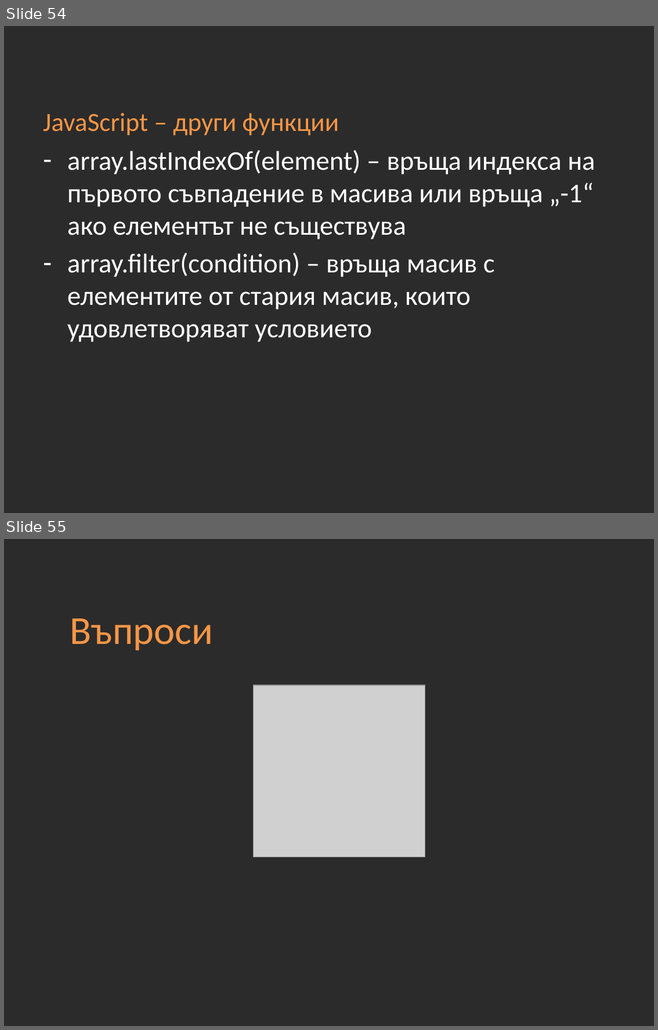
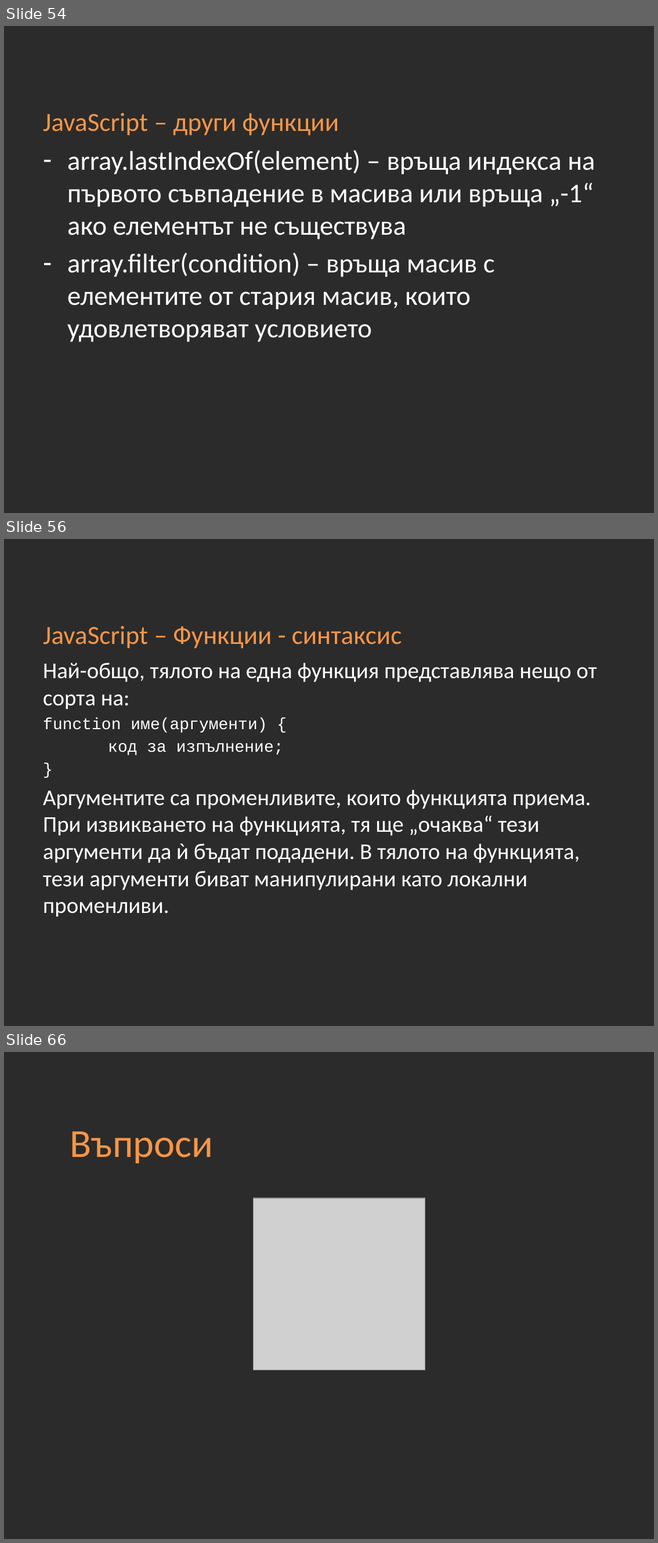
Before and after one commit to Academy-Soft-Intellect/Front-End-Course, a slide deck: 10-JavaScript-Basics.pptx. Shown one above the other, each under a label of ours: slides 54 and 55 before the commit, slides 54, 56 and 66 after it; the slides between them are not shown. The pictures are 658x1030 and 658x1543 pixels, drawn with LibreOffice and Linux fonts; fonts in the diff are those of the drawing; grey boxes stand for pictures; background and template pictures are left out; a plain dark background stands for a picture behind light text. Boxes give left, top, right and bottom in pixels: in the first picture for what was removed or moved away, otherwise in the second. Text is boxed around its words. In the diff, an @@ line names an element or a change of style, - is before the commit and + after.

```diff
--- a/10-JavaScript-Basics.pptx
+++ b/10-JavaScript-Basics.pptx
@@ slide 56 added at (x1=4, y1=539, x2=654, y2=1026), background picture (left out) @@
@@ title added at (x1=43, y1=626, x2=402, y2=649), 29 pt, text #F79646 @@
+JavaScript – Функции - синтаксис
@@ text added at (x1=43, y1=663, x2=596, y2=917), 25 pt, text #FFFFFF @@
+Най-общо, тялото на една функция представлява нещо от сорта на:
+function име(аргументи) {
+код за изпълнение;
+}
+Аргументите са променливите, които функцията приема. При извикването на функцията, тя ще „очаква“ тези аргументи да ѝ бъдат подадени. В тялото на функцията, тези аргументи биват манипулирани като локални променливи.
@@ what was slide 55 is now slide 66 @@
```
Also in this commit, not shown: 5 slides changed, 10 other slides added.
